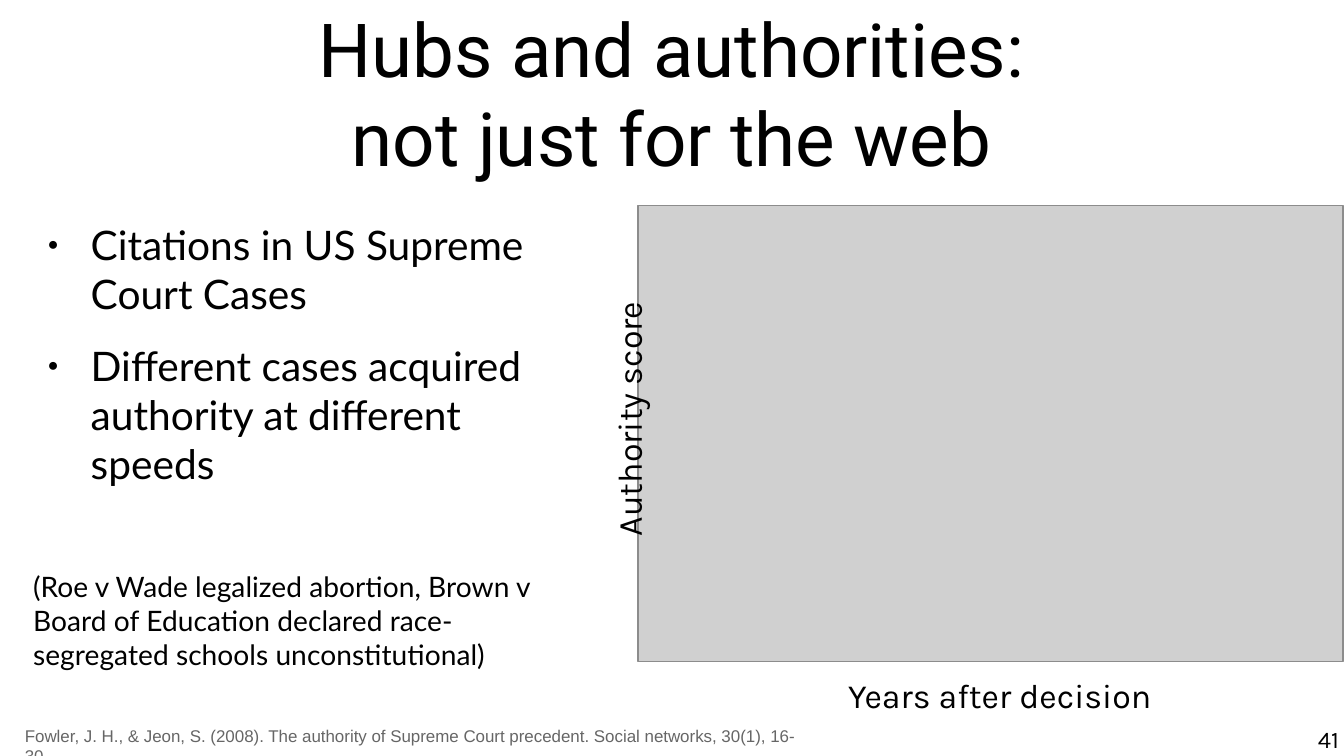
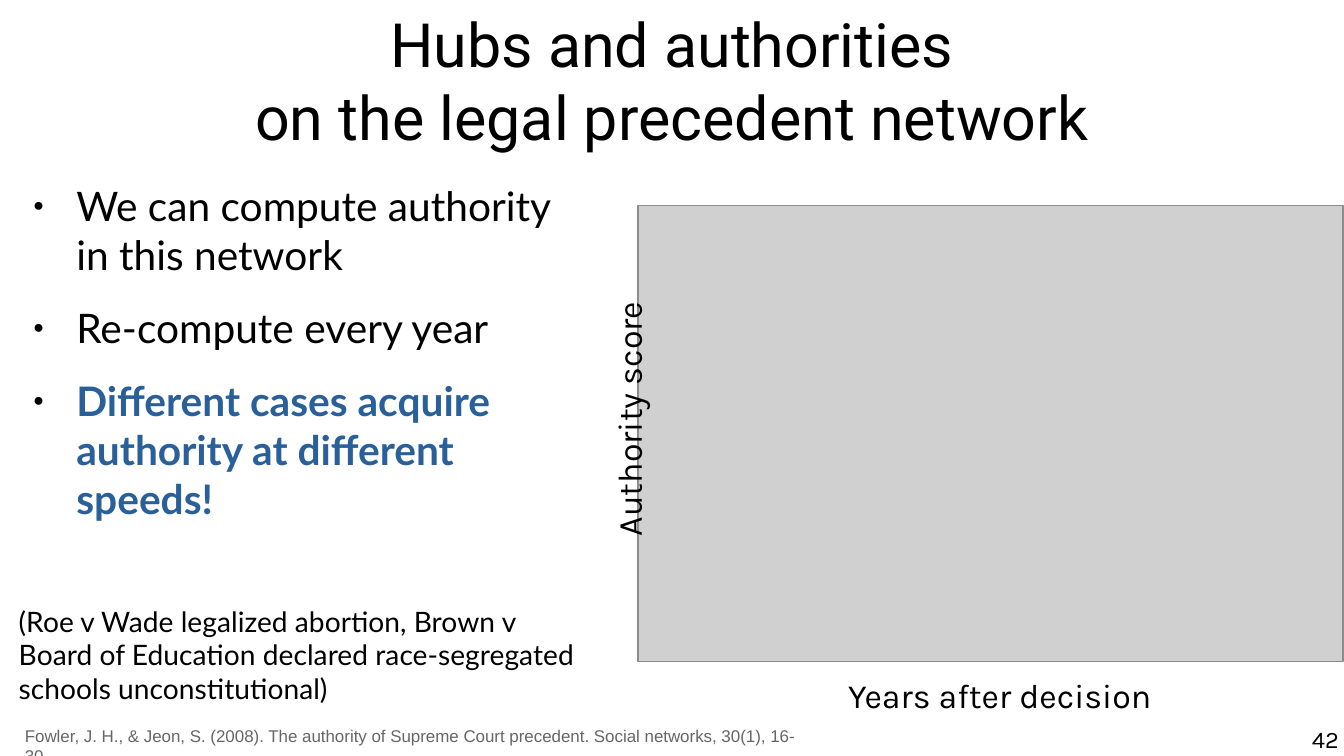
Before and after one commit to chatox/networks-science-course, a slide deck: slide 42 of theory/odp/tt08-hubs_authorities.odp (slide 41 before the commit). Drawn at 1344x756 pixels with LibreOffice and Linux fonts; fonts in the diff are those of the drawing; grey boxes stand for pictures. Boxes give left, top, right and bottom in pixels: in the first picture for what was removed or moved away, otherwise in the second. Text is boxed around its words. In the diff, an @@ line names an element or a change of style, - is before the commit and + after.

```diff
--- a/theory/odp/tt08-hubs_authorities.odp
+++ b/theory/odp/tt08-hubs_authorities.odp
@@ title at box(255, 21, 1088, 153): text changed; size 44 to 36 pt @@
-Hubs and authorities:
-not just for the web
+Hubs and authorities
+on the legal precedent network
@@ text "We can compute authority in ...": place and size @@
-text "We can compute authority in ..." at box(33, 230, 531, 670)
+text "We can compute authority in ..." at box(19, 191, 573, 703)
@@ text at box(76, 191, 551, 521): text changed @@
-● Citations in US Supreme Court Cases
-● Different cases acquired authority at different speeds
+● We can compute authority in this network
+● Re-compute every year
+● Different cases acquire authority at different speeds!
@@ page number at box(1312, 733, 1339, 748): text changed @@
-41
+42
```
Also in this commit, not shown: 16 other slides changed, 1 slide added, 3 other files.
